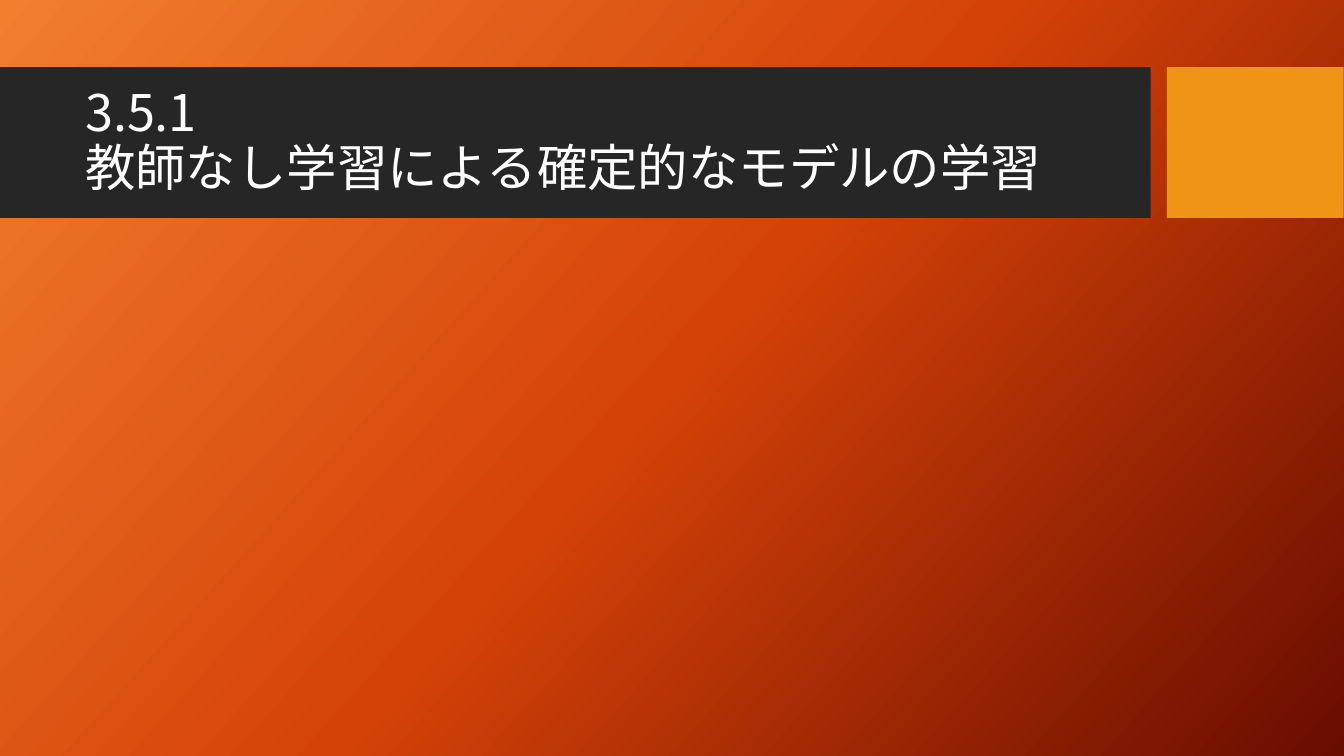
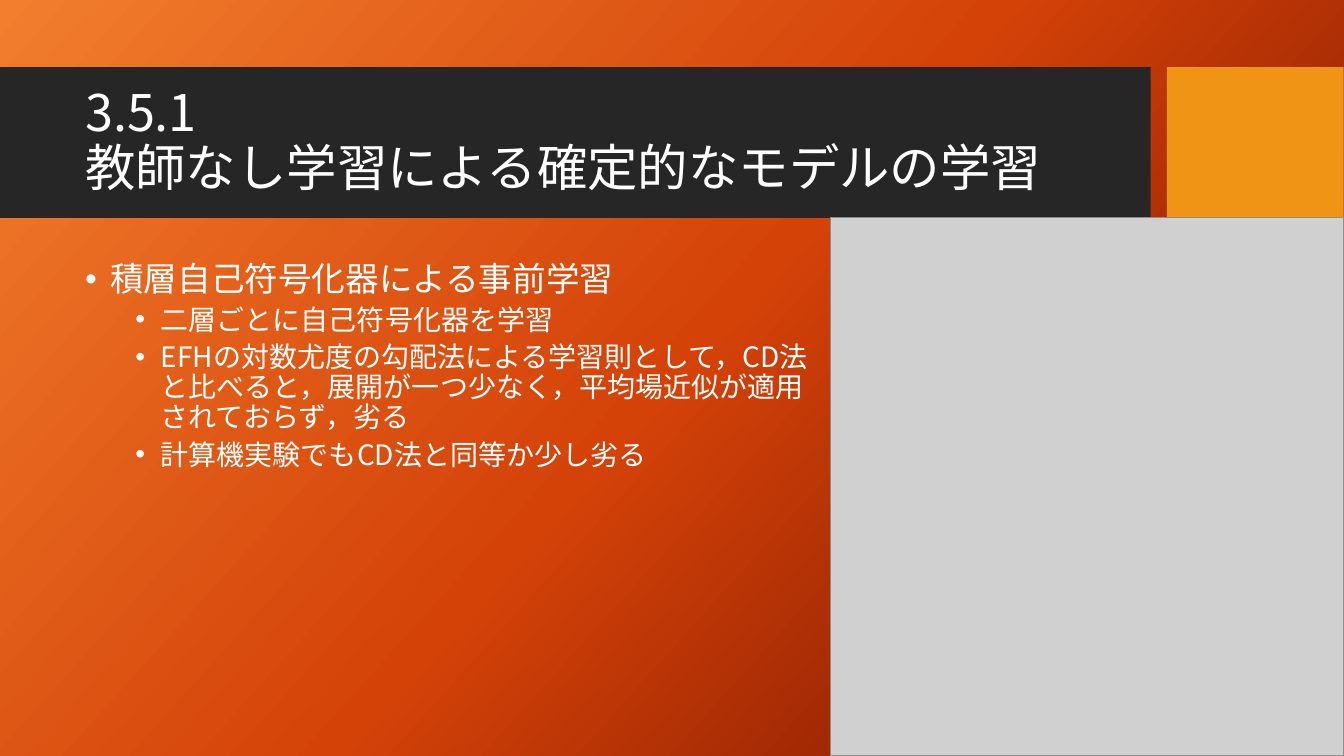
Before and after one commit to seigenji/deep_learning, a slide deck: slide 17 of deep_learning3.4.pptx. Drawn at 1344x756 pixels with LibreOffice and Linux fonts; fonts in the diff are those of the drawing; grey boxes stand for pictures; background and template pictures are left out. Boxes give left, top, right and bottom in pixels: in the first picture for what was removed or moved away, otherwise in the second. Text is boxed around its words. In the diff, an @@ line names an element or a change of style, - is before the commit and + after.

Commit message:
3.5.1教師なし学習まで

```diff
--- a/deep_learning3.4.pptx
+++ b/deep_learning3.4.pptx
@@ picture added at (831, 218, 1344, 756) @@
@@ text added at (110, 262, 808, 468), 20 pt, text #FFFFFF @@
+• 積層自己符号化器による事前学習
+  • 二層ごとに自己符号化器を学習
+  • EFHの対数尤度の勾配法による学習則として，CD法と比べると，展開が一つ少なく，平均場近似が適用されておらず，劣る
+  • 計算機実験でもCD法と同等か少し劣る
```
Also in this commit, not shown: 2 other slides changed, 2 slides added.
